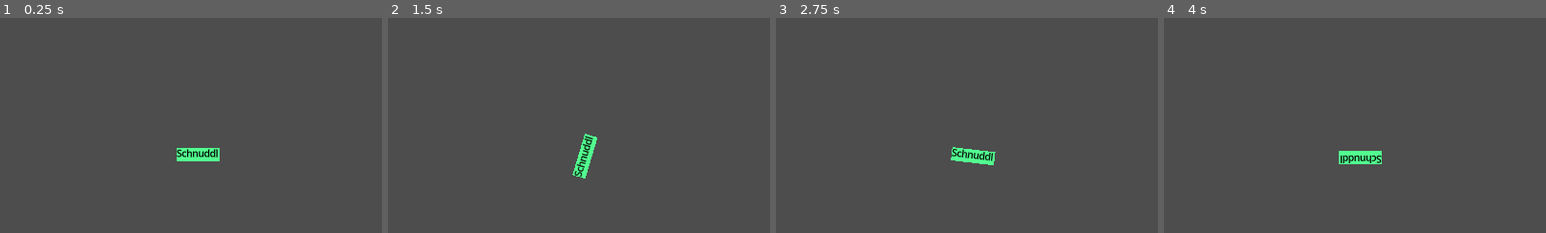
Above: before the commit, frames 1-4 (left to right).
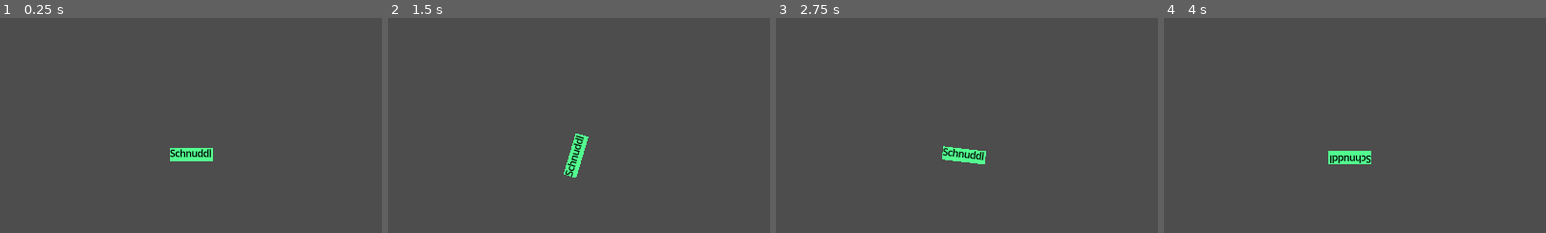
Above: after the commit, the same moments.

Repository: hpi-swa-lab/godot-pronto
Game: Godot game, scene res://prototypes/week-0-drift-1.tscn
The game is run twice, just before and just after one commit, with the same random seed, the same clock (stepped at 60 frames per second) and the same inputs.
Inputs (mouse positions are % of the whole screen's width and height, from its top left):
- Up to frame 1 (0.25 s): no input
- Up to frame 2 (1.5 s): tap Enter at 0.5 s; move the mouse to (72, 45) at 0.52 s; hold Right (ui_right) 0.53-1.25 s; tap Tab at 0.6 s; click (72, 45) at 0.67 s; tap Up (ui_up) at 0.77 s; drag from (30, 55) to (45, 70) at 1.27 s
- Up to frame 3 (2.75 s): tap Space at 2 s; move the mouse to (60, 28) at 2.02 s; hold Left (ui_left) from 2.03 s (still down); tap Tab at 2.1 s
- Up to frame 4 (4 s): release Left (ui_left) at 2.75 s; drag from (45, 70) to (20, 35) at 2.77 s; tap Enter at 3.5 s; move the mouse to (80, 65) at 3.52 s; hold Right (ui_right) from 3.53 s (still down); tap Tab at 3.6 s; tap Up (ui_up) at 3.77 s
The pictures show only the part of the screen within x 29-79%, y 50-100%; the shares and areas given below are measured in that part.

The runs differ from the first frame. In frame 1, 0.5% of the frame differs, in the area x 44-58%, y 60-67%; in frame 2, 1.1%, in the area x 46-55%, y 53-75%; in frame 3, 0.6%; in frame 4, 0.6%.

Commit message:
Add drifting boost

Diff:
--- a/prototypes/week-0-drift-1.tscn
+++ b/prototypes/week-0-drift-1.tscn
@@ -44,21 +44,21 @@
 only_if = "true"
 expression = ""
 
-[sub_resource type="Resource" id="Resource_8oees"]
-script = ExtResource("4_cin3a")
-signal_name = "up"
-to = NodePath("../State")
-invoke = "put"
-arguments = ["\"drift_tick\"", "-1"]
-only_if = "true"
-expression = ""
-
 [sub_resource type="Resource" id="Resource_x3530"]
 script = ExtResource("4_cin3a")
 signal_name = "toggled"
 to = NodePath("../Move")
 invoke = "set"
 arguments = ["\"rotate_velocity\"", "not down"]
+only_if = "true"
+expression = ""
+
+[sub_resource type="Resource" id="Resource_ciwj3"]
+script = ExtResource("4_cin3a")
+signal_name = "up"
+to = NodePath("../Move")
+invoke = "add_velocity"
+arguments = ["Vector2.from_angle(from.get_parent().get_rotation())* (G.at(\"drift_tick\") * 10.0)"]
 only_if = "true"
 expression = ""
 
@@ -69,15 +69,6 @@
 invoke = "inc"
 arguments = ["\"drift_tick\"", "1"]
 only_if = "G.at(\"drift_tick\") >= 0 and G.at(\"drift_tick\") < 500"
-expression = ""
-
-[sub_resource type="Resource" id="Resource_c6blw"]
-script = ExtResource("4_cin3a")
-signal_name = "changed"
-to = NodePath("../Move")
-invoke = "add_velocity"
-arguments = ["Vector2.from_angle(from.get_parent().get_rotation())* 100.0"]
-only_if = "true"
 expression = ""
 
 [node name="week-0-kart-drift-1" type="Node2D"]
@@ -96,6 +87,7 @@
 script = ExtResource("2_us8qt")
 max_velocity = 20.0
 acceleration = 1.0
+friction = 5.0
 rotated = true
 rotation_speed = 400.0
 
@@ -108,16 +100,15 @@
 position = Vector2(9, -62)
 script = ExtResource("5_7la7j")
 key = "Shift"
-metadata/pronto_connections = [SubResource("Resource_pbqyp"), SubResource("Resource_8oees"), SubResource("Resource_x3530")]
+metadata/pronto_connections = [SubResource("Resource_pbqyp"), SubResource("Resource_x3530"), SubResource("Resource_ciwj3")]
 
 [node name="Always" type="Node2D" parent="kart"]
-position = Vector2(80, -91)
+position = Vector2(122, -101)
 script = ExtResource("6_b8f8v")
 metadata/pronto_connections = [SubResource("Resource_4hpdc")]
 
 [node name="State" type="Node2D" parent="kart"]
-position = Vector2(16, -103)
+position = Vector2(41, -99)
 script = ExtResource("7_0c3qw")
 global = true
-metadata/pronto_connections = [SubResource("Resource_c6blw")]
 metadata/drift_tick = -1
Not shown: 1 places in prototypes/week-0-drift-1.tscn that only renumber resources
